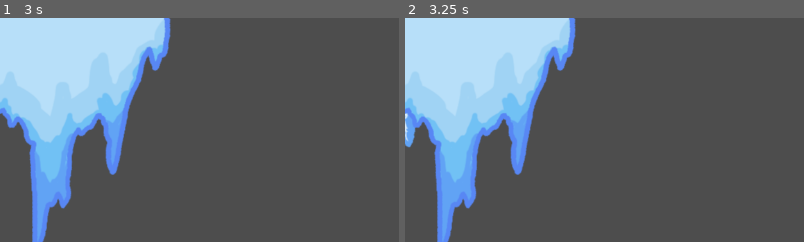
Above: before the commit, frames 1-2 (left to right).
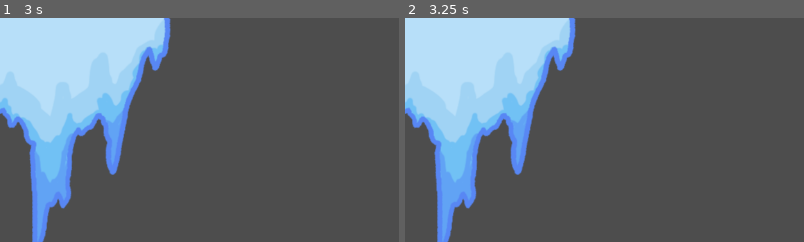
Above: after the commit, the same moments.

Repository: mezzoEmrys/mini-jam-8-2024
Game: Godot game, scene res://scenes/hazards/icicle_base_3.tscn
Two runs of this game, one before a commit and one after it. Both use one fixed random seed, a clock stepped at 60 frames per second and the inputs below. This scene is started directly instead of the project's main scene.
Inputs:
- Up to frame 1 (3 s): tap Enter at 0.5, 2 s; hold D (move_right) 0.53-2.03 s; tap Space (jump) at 0.77, 1.25, 1.52, 2.75 s; hold Left (move_left) 2.03-2.78 s; hold D (move_right) from 2.78 s (still down)
- Up to frame 2 (3.25 s): keep holding D (move_right); tap Space (jump) at 3.02 s
The pictures show only the part of the screen within x 0-50%, y 1-51%; the shares and areas given below are measured in that part.

Frame 1 is identical in both runs. In frame 2, 0.3% of the frame differs, in the area x 0-3%, y 42-59%.
Error in both runs: Invalid operands 'Vector2' and 'float' in operator '+'. (res://scripts/falling_icicle.gd:14)

Commit message:
fixed targeted icicles

Diff:
--- a/scenes/hazards/icicle_base_2.tscn
+++ b/scenes/hazards/icicle_base_2.tscn
@@ -1,12 +1,12 @@
 [gd_scene load_steps=4 format=3 uid="uid://cajd0tbikj1e0"]
 
 [ext_resource type="Script" path="res://scripts/icicle_base.gd" id="1_0cky7"]
-[ext_resource type="PackedScene" uid="uid://evy24marsbh5" path="res://scenes/hazards/icicle_1.tscn" id="2_qde1n"]
+[ext_resource type="PackedScene" uid="uid://drj76ytt83wt2" path="res://scenes/hazards/icicle_2.tscn" id="2_x2rij"]
 [ext_resource type="Texture2D" uid="uid://bguoxg2ptbiie" path="res://sprites/hazards_animation/icicle/Icicle_2/icicle_2_base.png" id="3_lu8xn"]
 
 [node name="Icicle2" type="Node2D"]
 script = ExtResource("1_0cky7")
-icicle = ExtResource("2_qde1n")
+icicle = ExtResource("2_x2rij")
 
 [node name="Sprite2D" type="Sprite2D" parent="."]
 z_index = 5
--- a/scenes/hazards/icicle_base_3.tscn
+++ b/scenes/hazards/icicle_base_3.tscn
@@ -1,12 +1,12 @@
 [gd_scene load_steps=4 format=3 uid="uid://de24nxecpqvo0"]
 
 [ext_resource type="Script" path="res://scripts/icicle_base.gd" id="1_ok58r"]
-[ext_resource type="PackedScene" uid="uid://evy24marsbh5" path="res://scenes/hazards/icicle_1.tscn" id="2_58vq4"]
+[ext_resource type="PackedScene" uid="uid://djkvkcfryi1at" path="res://scenes/hazards/icicle_3.tscn" id="2_jfb2b"]
 [ext_resource type="Texture2D" uid="uid://unryimg834ry" path="res://sprites/hazards_animation/icicle/Icicle_3/icicle_3_base.png" id="3_vf7yd"]
 
 [node name="Icicle3" type="Node2D"]
 script = ExtResource("1_ok58r")
-icicle = ExtResource("2_58vq4")
+icicle = ExtResource("2_jfb2b")
 
 [node name="Sprite2D" type="Sprite2D" parent="."]
 z_index = 5
